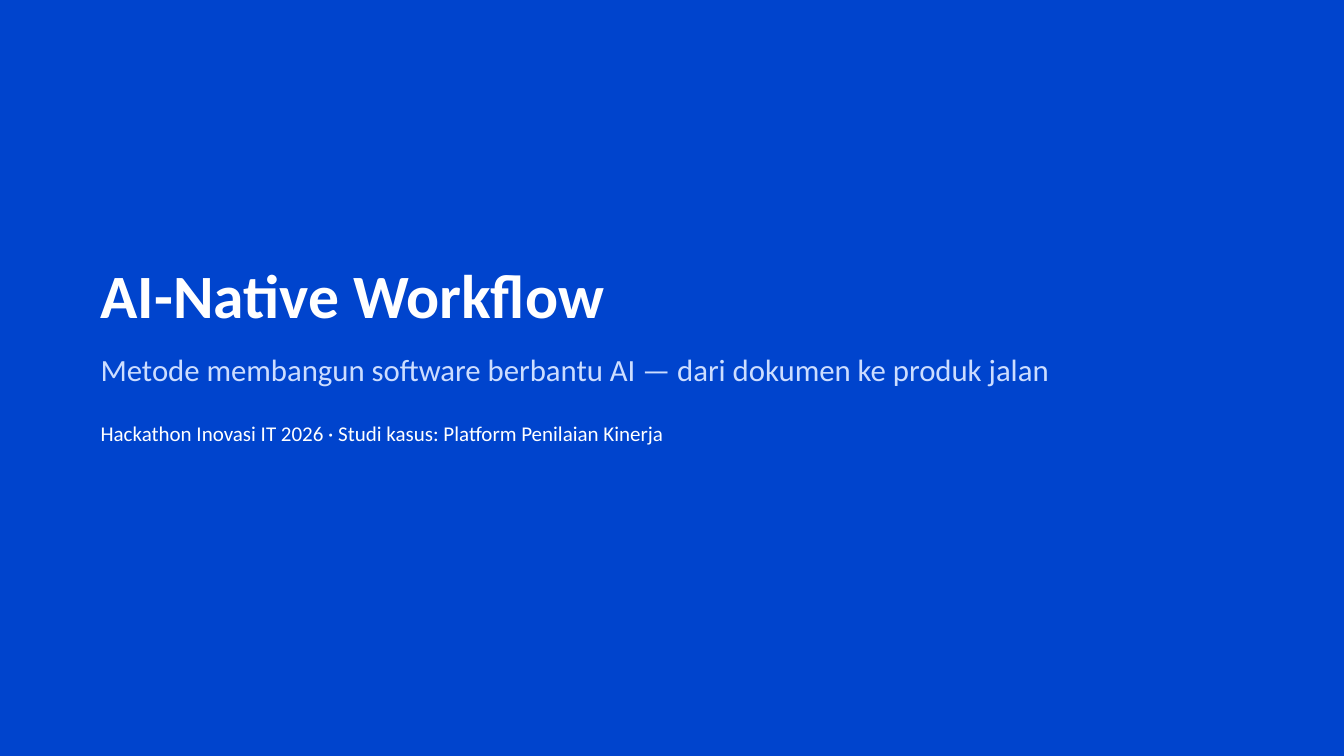
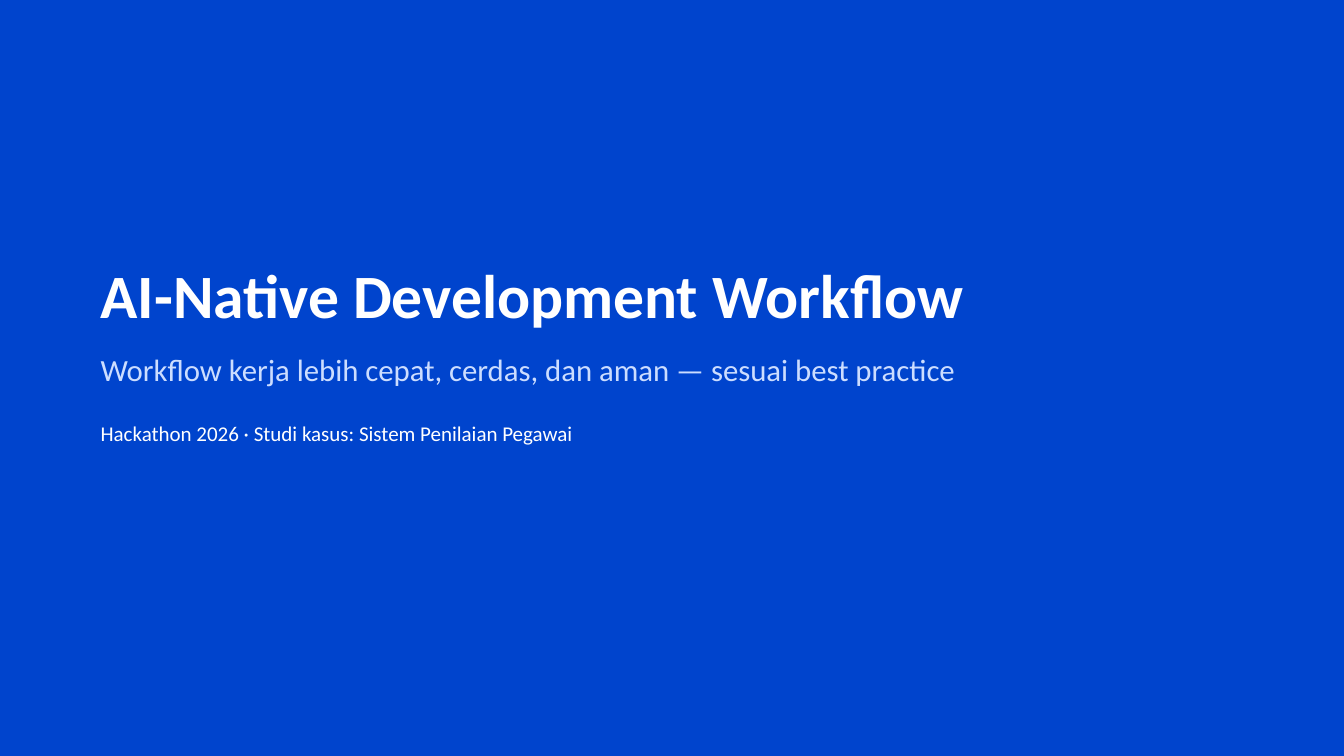
Before and after one commit to dhenta312/hackathon-appraisal, a slide deck: slide 1 of Presentasi-Penilaian-Kinerja.pptx. Drawn at 1344x756 pixels with LibreOffice and Linux fonts; fonts in the diff are those of the drawing. Boxes give left, top, right and bottom in pixels: in the first picture for what was removed or moved away, otherwise in the second. Text is boxed around its words. In the diff, an @@ line names an element or a change of style, - is before the commit and + after.

```diff
--- a/Presentasi-Penilaian-Kinerja.pptx
+++ b/Presentasi-Penilaian-Kinerja.pptx
@@ text at [101,274,963,445]: text changed @@
-AI-Native Workflow
-Metode membangun software berbantu AI — dari dokumen ke produk jalan
-Hackathon Inovasi IT 2026 · Studi kasus: Platform Penilaian Kinerja
+AI-Native Development Workflow
+Workflow kerja lebih cepat, cerdas, dan aman — sesuai best practice
+Hackathon 2026 · Studi kasus: Sistem Penilaian Pegawai
```
Also in this commit, not shown: 5 other slides changed, 2 slides added, 2 slides removed, 3 other files.
